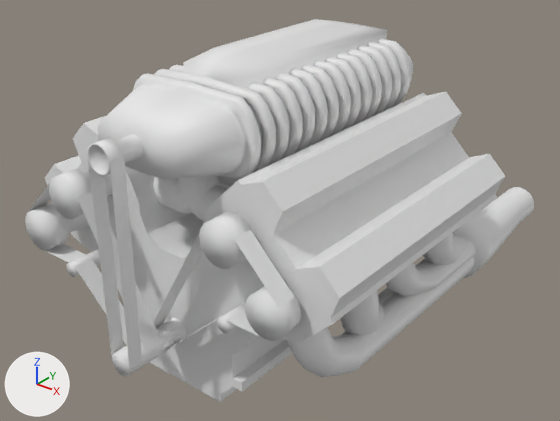
The glTF model 3d/engine.glb: old version first, new version second.
Rendered twice from a 50 mm camera at (12.6, -19.68, 9.05) aimed at (-0.5, -3.31, -1.1). Lighting does not change. The marker at lower left points along +X, +Y and +Z. The older version comes first. Where no turn or scale is listed for an object, it has been applied to the vertices.
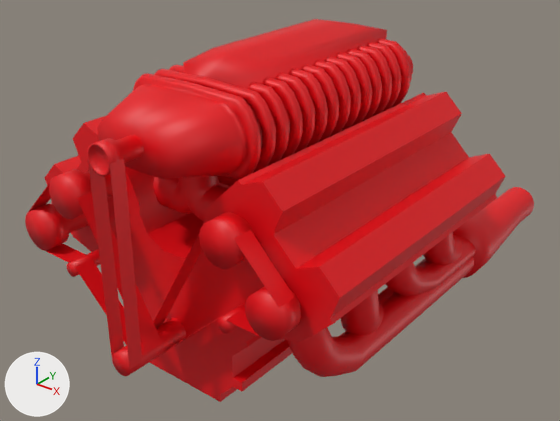
What differs and where, as boxes [x1, y1, x2, y2] in the pictures (560 x 421 px):
'Cube_002.011', recoloured (white to red)
    both: [45, 92, 505, 402]
'Cube_002.013', recoloured (white to red)
    both: [25, 135, 301, 376]
'Cube_002.012', recoloured (white to red)
    both: [97, 19, 413, 180]
'Cube_002.014', recoloured (white to red)
    both: [153, 38, 411, 221]
'Cube_002.001', recoloured (white to red)
    both: [287, 257, 474, 377]
'Cube_002.005', recoloured (white to red)
    both: [453, 187, 534, 278]
'Cube_002.003', recoloured (white to red)
    both: [385, 237, 475, 296]
'Cube_002.002', recoloured (white to red)
    both: [340, 258, 425, 335]
'Cube_002.004', recoloured (white to red)
    both: [423, 232, 462, 265]

What the commit changed:
Material 'red' (mat_red) is new.
Its base color is (0.8, 0.0, 0.00453) (red #e7000e).
me_cube_012 has 240 vertices, 498 faces and spans x -5.01..5.01, y -8.2..-0.05, z -4.21..2.47.
me_cube_012 no longer uses material mat_white (white #e7e7e7).
me_cube_012 gains material mat_red (red #e7000e).
me_cube_001 has 256 vertices, 448 faces and spans x 2.79..4.06, y -7.77..0.79, z -3.67..-1.14.
me_cube_001 no longer uses material mat_white (white #e7e7e7).
me_cube_001 gains material mat_red (red #e7000e).
me_cube_002 has 288 vertices, 512 faces and spans x 2.7..4.11, y -5.76..0.79, z -3.74..-1.02.
me_cube_002 no longer uses material mat_white (white #e7e7e7).
me_cube_002 gains material mat_red (red #e7000e).
me_cube_003 has 256 vertices, 448 faces and spans x 2.79..4.06, y -3.78..0.79, z -3.11..-1.19.
me_cube_003 no longer uses material mat_white (white #e7e7e7).
me_cube_003 gains material mat_red (red #e7000e).
me_cube_004 has 224 vertices, 384 faces and spans x 2.95..4.15, y -1.64..0.79, z -3.11..-1.02.
me_cube_004 no longer uses material mat_white (white #e7e7e7).
me_cube_004 gains material mat_red (red #e7000e).
me_cube_005 has 129 vertices, 224 faces and spans x 2.55..4.27, y 0.77..5.65, z -3.84..-2.12.
me_cube_005 no longer uses material mat_white (white #e7e7e7).
me_cube_005 gains material mat_red (red #e7000e).
me_cube_013 has 304 vertices, 670 faces and spans x -2.08..2.08, y -9.06..0.43, z 1.75..4.21.
me_cube_013 no longer uses material mat_white (white #e7e7e7).
me_cube_013 gains material mat_red (red #e7000e).
me_cube_014 has 1105 vertices, 2106 faces and spans x -4.16..4.16, y -10.11..-7.89, z -2.86..3.18.
me_cube_014 no longer uses material mat_white (white #e7e7e7).
me_cube_014 gains material mat_red (red #e7000e).
me_cube_015 has 4208 vertices, 7928 faces and spans x -2.08..2.08, y -7.64..-0.53, z 0.33..3.83.
me_cube_015 no longer uses material mat_white (white #e7e7e7).
me_cube_015 gains material mat_red (red #e7000e).
